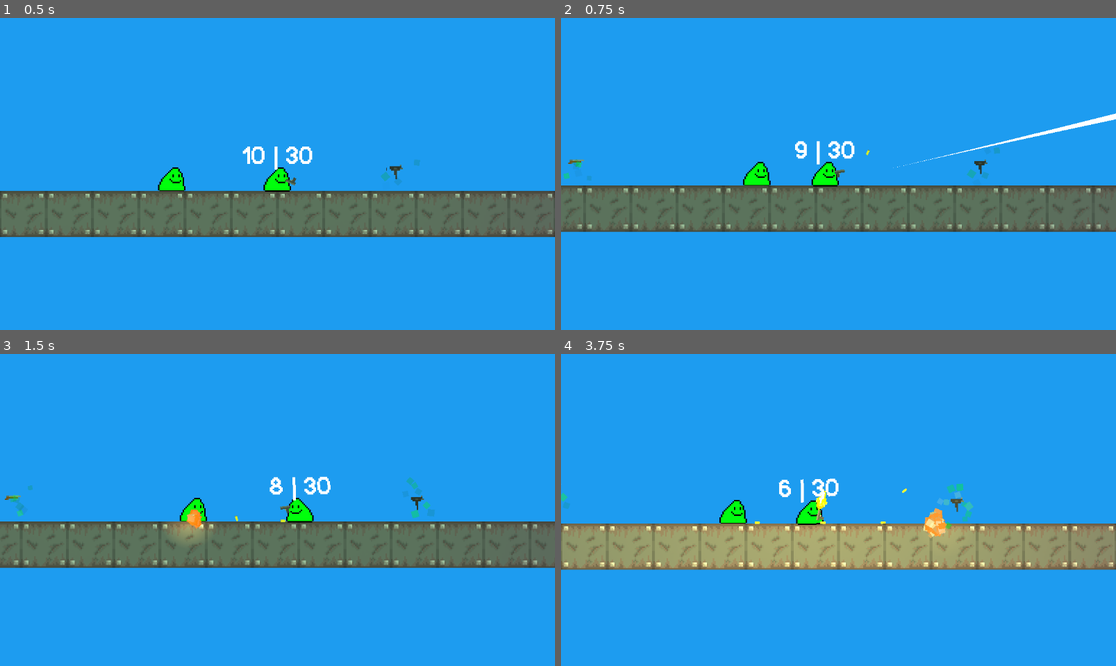
Above: before the commit, frames 1-4 (two rows, left to right).
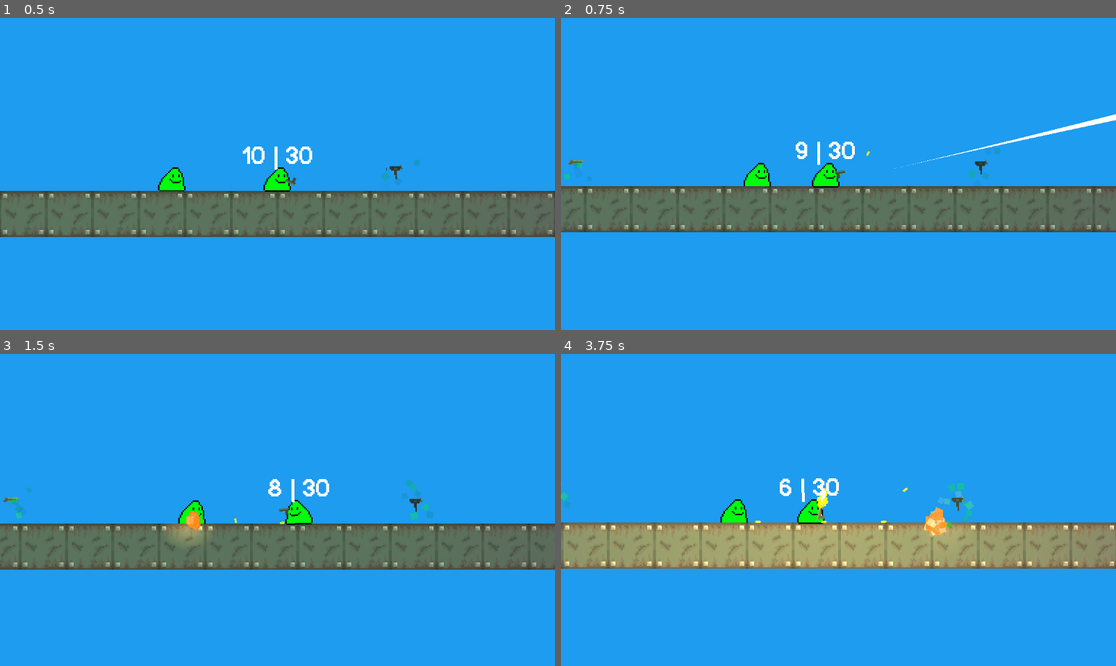
Above: after the commit, the same moments.

Repository: a0fefd/blobs-with-guns-remastered
Game: Godot game, scene res://scenes/levels/world.tscn
Same seed, same stepped clock (60 frames per second), same inputs: the game is played once before the commit and once after it.
Inputs (mouse positions are in pixels of both pictures, inside the frame that each line leads up to):
- Up to frame 1 (0.5 s): no input
- Up to frame 2 (0.75 s): move the mouse to (960, 158) at 0.52 s; press the mouse at (960, 158) at 0.53 s
- Up to frame 3 (1.5 s): move the mouse to (166, 525) at 1.27 s; release the mouse at (166, 525) at 1.28 s; click (166, 525) at 1.35 s
- Up to frame 4 (3.75 s): move the mouse to (894, 441) at 2.02 s; hold F (focus) 2.03-2.78 s; click (894, 441) at 2.3 s; move the mouse to (810, 572) at 2.77 s; tap Mouse wheel up (next_gun) at 2.85 s; click (810, 572) at 3.05 s; move the mouse to (1005, 556) at 3.52 s; press the mouse at (1005, 556) at 3.53 s; tap Mouse wheel down (prev_gun) at 3.6 s

Frame 1 is identical in both runs. In frame 2, 1.7% of the frame differs, in the area x 0-100%, y 30-69%; in frame 3, 3.5%, in the area x 0-100%, y 39-70%; in frame 4, 3.0%.

Commit message:
Add basic screen shake

Diff:
--- a/scenes/blobs/player.tscn
+++ b/scenes/blobs/player.tscn
@@ -1,8 +1,9 @@
-[gd_scene load_steps=5 format=3 uid="uid://n5o0ehci0ads"]
+[gd_scene load_steps=6 format=3 uid="uid://n5o0ehci0ads"]
 
 [ext_resource type="PackedScene" uid="uid://dhp7pmx1h136u" path="res://scenes/blobs/blob.tscn" id="1_n7rfh"]
 [ext_resource type="Script" path="res://scripts/player.gd" id="2_pixgc"]
 [ext_resource type="PackedScene" uid="uid://mw5josbbakqx" path="res://scenes/guns/pistol.tscn" id="3_cwe7h"]
+[ext_resource type="Script" path="res://scripts/camera.gd" id="4_054yx"]
 [ext_resource type="Theme" uid="uid://islpgen2qypr" path="res://theme/bwg_theme.tres" id="4_aon52"]
 
 [node name="Player" groups=["Players"] instance=ExtResource("1_n7rfh")]
@@ -11,11 +12,13 @@
 script = ExtResource("2_pixgc")
 gun = ExtResource("3_cwe7h")
 focus_time_scale = 0.2
+screen_shake_ratio = 0.02
 
 [node name="Camera2D" type="Camera2D" parent="." index="3"]
 zoom = Vector2(3, 3)
 position_smoothing_enabled = true
 position_smoothing_speed = 10.0
+script = ExtResource("4_054yx")
 
 [node name="AudioListener2D" type="AudioListener2D" parent="Camera2D" index="0"]
 current = true
--- a/scenes/guns/debris_particles.tscn
+++ b/scenes/guns/debris_particles.tscn
@@ -6,6 +6,45 @@
 [sub_resource type="Gradient" id="Gradient_3cxga"]
 offsets = PackedFloat32Array(0, 0.298013, 1)
 colors = PackedColorArray(0.74902, 0.282353, 0, 1, 0.38, 0.38, 0.38, 1, 1, 1, 1, 0)
+
+[sub_resource type="Animation" id="Animation_cdupc"]
+length = 0.001
+tracks/0/type = "value"
+tracks/0/imported = false
+tracks/0/enabled = true
+tracks/0/path = NodePath(".:emitting")
+tracks/0/interp = 1
+tracks/0/loop_wrap = true
+tracks/0/keys = {
+"times": PackedFloat32Array(0),
+"transitions": PackedFloat32Array(1),
+"update": 1,
+"values": [false]
+}
+tracks/1/type = "value"
+tracks/1/imported = false
+tracks/1/enabled = true
+tracks/1/path = NodePath("PointLight2D:enabled")
+tracks/1/interp = 1
+tracks/1/loop_wrap = true
+tracks/1/keys = {
+"times": PackedFloat32Array(0),
+"transitions": PackedFloat32Array(1),
+"update": 1,
+"values": [false]
+}
+tracks/2/type = "value"
+tracks/2/imported = false
+tracks/2/enabled = true
+tracks/2/path = NodePath("PointLight2D:energy")
+tracks/2/interp = 1
+tracks/2/loop_wrap = true
+tracks/2/keys = {
+"times": PackedFloat32Array(0),
+"transitions": PackedFloat32Array(1),
+"update": 0,
+"values": [3.0]
+}
 
 [sub_resource type="Animation" id="Animation_06a7m"]
 resource_name = "go"
@@ -48,45 +87,6 @@
 "values": [2.0, 0.0]
 }
 
-[sub_resource type="Animation" id="Animation_cdupc"]
-length = 0.001
-tracks/0/type = "value"
-tracks/0/imported = false
-tracks/0/enabled = true
-tracks/0/path = NodePath(".:emitting")
-tracks/0/interp = 1
-tracks/0/loop_wrap = true
-tracks/0/keys = {
-"times": PackedFloat32Array(0),
-"transitions": PackedFloat32Array(1),
-"update": 1,
-"values": [false]
-}
-tracks/1/type = "value"
-tracks/1/imported = false
-tracks/1/enabled = true
-tracks/1/path = NodePath("PointLight2D:enabled")
-tracks/1/interp = 1
-tracks/1/loop_wrap = true
-tracks/1/keys = {
-"times": PackedFloat32Array(0),
-"transitions": PackedFloat32Array(1),
-"update": 1,
-"values": [false]
-}
-tracks/2/type = "value"
-tracks/2/imported = false
-tracks/2/enabled = true
-tracks/2/path = NodePath("PointLight2D:energy")
-tracks/2/interp = 1
-tracks/2/loop_wrap = true
-tracks/2/keys = {
-"times": PackedFloat32Array(0),
-"transitions": PackedFloat32Array(1),
-"update": 0,
-"values": [3.0]
-}
-
 [sub_resource type="AnimationLibrary" id="AnimationLibrary_ajto6"]
 _data = {
 "RESET": SubResource("Animation_cdupc"),
--- a/scenes/levels/world.tscn
+++ b/scenes/levels/world.tscn
@@ -19,6 +19,7 @@
 layer_0/tile_data = PackedInt32Array(196601, 65536, 0, 196602, 65536, 0, 196603, 65536, 0, 196604, 65536, 0, 196605, 65 …(1296 unchanged characters)…
 
 [node name="Player" parent="." instance=ExtResource("2_gugrc")]
+screen_shake_ratio = 0.02
 
 [node name="Pickup" parent="." instance=ExtResource("4_aiybn")]
 position = Vector2(82, 51)
--- /dev/null
+++ b/scripts/camera.gd
@@ -0,0 +1,17 @@
+extends Camera2D
+
+
+@export var shake_intensity: float = 3
+@export var shake_lerp: float = 0.2
+
+var shake_amount
+
+
+func _physics_process(_delta):
+	if shake_amount:
+		offset = Vector2(randf_range(-shake_amount, shake_amount), randf_range(-shake_amount, shake_amount))
+		shake_amount = lerp(shake_amount, 0.0, shake_lerp)
+
+
+func shake(intensity=shake_intensity):
+	shake_amount = intensity
--- a/scripts/player.gd
+++ b/scripts/player.gd
@@ -4,12 +4,14 @@
 
 @export var gun: PackedScene = preload("res://scenes/guns/pistol.tscn")
 @export var focus_time_scale: float = 0.2
+@export var screen_shake_ratio: float = 0.02
 
 var guns := []
 var equipped_gun = null
 
 @onready var ammo_label: Label = get_node("AmmoLabel")
 @onready var world: Node2D = get_parent()
+@onready var camera: Camera2D = get_node("Camera2D")
 
 
 func _ready():
@@ -64,6 +66,7 @@
 
 func get_recoiled(recoil_vector):
 	apply_central_impulse(Vector2(recoil_vector.x * sprite.scale.x, recoil_vector.y).rotated(rotation))
+	camera.shake(recoil_vector.length() * screen_shake_ratio)
 
 
 func update_ammo_display(ammo_in_mag, ammo):
